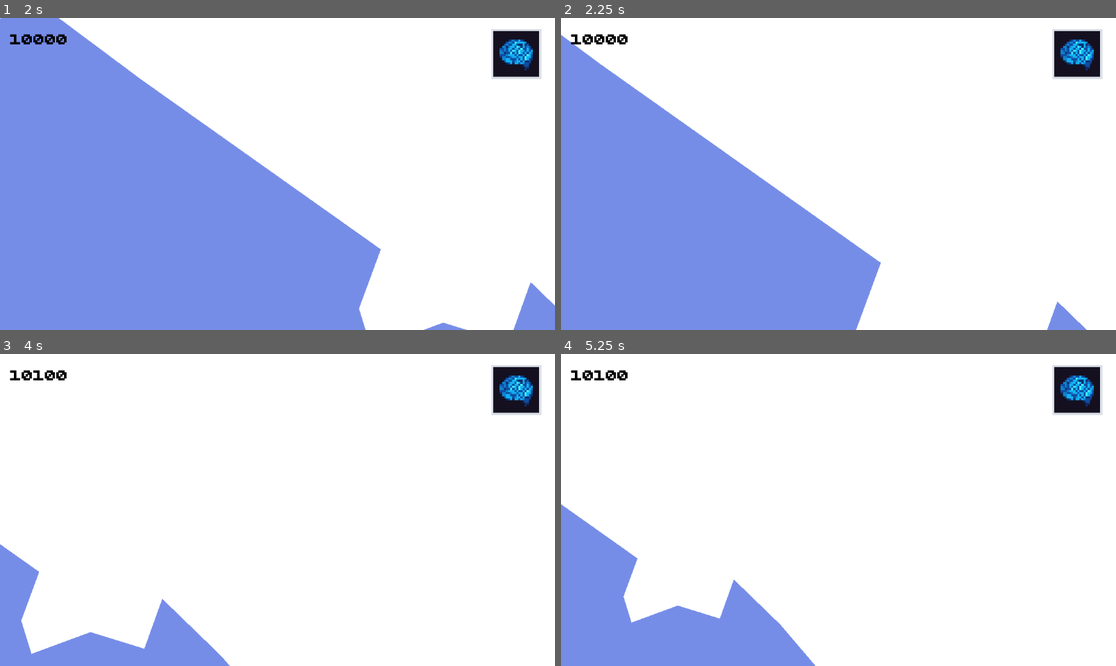
Above: before the commit, frames 1-4 (two rows, left to right).
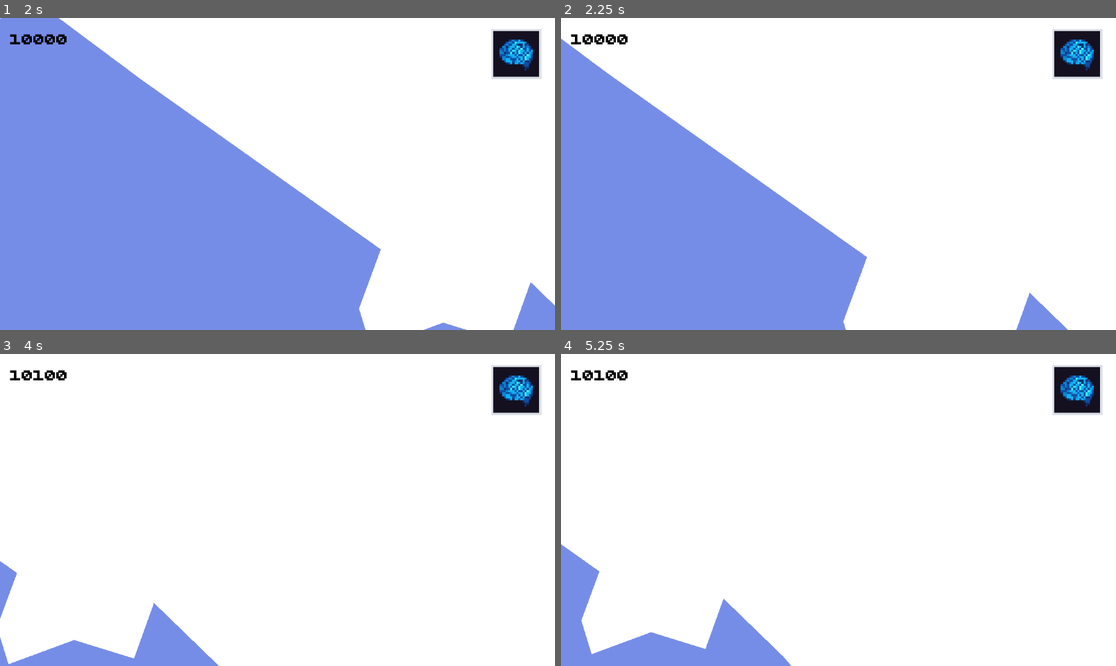
Above: after the commit, the same moments.

Repository: azizul987/Sawit-io
Game: Godot game, scene res://Scene/main.tscn
Two runs of this game, one before a commit and one after it. Both use one fixed random seed, a clock stepped at 60 frames per second and the inputs below.
Inputs (mouse positions are in pixels of both pictures, inside the frame that each line leads up to):
- Up to frame 1 (2 s): click (516, 55) at 0.5 s; click (516, 55) at 1.25 s
- Up to frame 2 (2.25 s): tap Enter at 2 s; move the mouse to (960, 158) at 2.02 s; hold Right (ui_right) from 2.03 s (still down); hold Q (zoom_in) from 2.03 s (still down); click (960, 158) at 2.17 s
- Up to frame 3 (4 s): tap E (zoom_out) at 2.3, 3.8 s; release Right (ui_right) at 2.75 s; release Q (zoom_in) at 2.75 s; drag from (166, 525) to (38, 510) at 2.77 s; tap Space at 3.5 s; move the mouse to (333, 441) at 3.52 s; hold Right (ui_right) from 3.53 s (still down); hold M (add_coin) from 3.53 s (still down); click (333, 441) at 3.67 s
- Up to frame 4 (5.25 s): release Right (ui_right) at 4.25 s; release M (add_coin) at 4.25 s; drag from (810, 572) to (672, 463) at 4.27 s; tap Enter at 5 s; move the mouse to (1005, 556) at 5.02 s; hold Left (ui_left) from 5.03 s (still down); hold E (zoom_out) from 5.03 s (still down); click (1005, 556) at 5.17 s

Frame 1 is identical in both runs. In frame 2, 2.2% of the frame differs, in the area x 0-95%, y 5-100%; in frame 3, 2.6%; in frame 4, 5.8%, in the area x 0-46%, y 48-100%.

Commit message:
change logic when call the button in main

Diff:
--- a/Logic/Data Templete/Data/Source/Wilayah.gd
+++ b/Logic/Data Templete/Data/Source/Wilayah.gd
@@ -21,5 +21,4 @@
 @export var warna_terkunci: Color = Color.GRAY
 
 @export_group("Button")
-@export var ukuran_button: Vector2 = Vector2(60, 24)
-@export var font_size_button: int = 12
+@export var skala_button: float = 1.0
--- a/Logic/Data Templete/Data/ress/jambi.tres
+++ b/Logic/Data Templete/Data/ress/jambi.tres
@@ -7,4 +7,5 @@
 id_wilayah = &"jambi"
 nama_wilayah = "jambii"
 warna_terkunci = Color(0.22790954, 0.22790971, 0.22790965, 1)
+font_size_button = 500
 metadata/_custom_type_script = "uid://b231hp4nl4apw"
--- a/Logic/object_For_skrip/button.tscn
+++ b/Logic/object_For_skrip/button.tscn
@@ -3,15 +3,25 @@
 [ext_resource type="FontFile" uid="uid://bgj0m7o0vpyqi" path="res://temp tekture/font/BPdotsSquareBold.otf" id="1_hd1ne"]
 
 [sub_resource type="StyleBoxFlat" id="StyleBoxFlat_7y4ci"]
+content_margin_left = 3.0
+content_margin_top = 3.0
+content_margin_right = 3.0
+content_margin_bottom = 3.0
 bg_color = Color(0, 0, 0, 1)
 corner_radius_top_left = 2
 corner_radius_top_right = 2
 corner_radius_bottom_right = 2
+corner_radius_bottom_left = 2
+expand_margin_left = 4.0
+expand_margin_top = 4.0
+expand_margin_right = 4.0
+expand_margin_bottom = 4.0
 anti_aliasing = false
 
 [node name="Button" type="Button" unique_id=2045411329]
-offset_right = 62.166992
+offset_right = 29.0
 offset_bottom = 15.0
 theme_override_fonts/font = ExtResource("1_hd1ne")
+theme_override_font_sizes/font_size = 18
 theme_override_styles/normal = SubResource("StyleBoxFlat_7y4ci")
 text = "100"
--- a/Scene/Main__Camera.gd
+++ b/Scene/Main__Camera.gd
@@ -1,7 +1,7 @@
 extends Camera2D
 
 @export var move_speed := 500.0
-@export var zoom_speed := 0.25
+@export var zoom_speed := 0.12
 @export var min_zoom := 0.1
 @export var max_zoom := 10.0
 
@@ -14,30 +14,23 @@
 		Point.main_tree_camera.x,
 		Point.main_tree_camera.y
 	)
-
 	zoom = Vector2(
 		Point.main_tree_camera.z,
 		Point.main_tree_camera.z
 	)
-
 	make_current()
 
 
 func _process(delta: float) -> void:
 	var direction := Vector2.ZERO
-
 	if Input.is_action_pressed("ui_right"):
 		direction.x += 1
-
 	if Input.is_action_pressed("ui_left"):
 		direction.x -= 1
-
 	if Input.is_action_pressed("ui_down"):
 		direction.y += 1
-
 	if Input.is_action_pressed("ui_up"):
 		direction.y -= 1
-
 	if direction != Vector2.ZERO:
 		position += direction.normalized() * move_speed * delta
 		simpan_posisi_camera()
@@ -47,17 +40,14 @@
 	if event is InputEventMouseButton:
 		if event.button_index == MOUSE_BUTTON_RIGHT:
 			is_dragging = event.pressed
-
 		if event.button_index == MOUSE_BUTTON_WHEEL_UP and event.pressed:
 			zoom_camera(zoom_speed)
-
 		if event.button_index == MOUSE_BUTTON_WHEEL_DOWN and event.pressed:
 			zoom_camera(-zoom_speed)
 
 	if event is InputEventKey and event.pressed and not event.echo:
 		if event.is_action_pressed("zoom_in"):
 			zoom_camera(zoom_speed)
-
 		if event.is_action_pressed("zoom_out"):
 			zoom_camera(-zoom_speed)
 
@@ -67,10 +57,20 @@
 
 
 func zoom_camera(value: float) -> void:
+	# 1. Catat posisi dunia yang ada di bawah cursor SEBELUM zoom berubah
+	var posisi_mouse_sebelum := get_global_mouse_position()
+
+	# 2. Ubah nilai zoom seperti biasa
 	var new_zoom := zoom.x + value
 	new_zoom = clamp(new_zoom, min_zoom, max_zoom)
+	zoom = Vector2(new_zoom, new_zoom)
 
-	zoom = Vector2(new_zoom, new_zoom)
+	# 3. Cek posisi dunia di bawah cursor SETELAH zoom berubah
+	var posisi_mouse_sesudah := get_global_mouse_position()
+
+	# 4. Geser kamera sebesar selisihnya, supaya titik yang sama tetap di bawah cursor
+	position += posisi_mouse_sebelum - posisi_mouse_sesudah
+
 	simpan_posisi_camera()
 
 
@@ -78,5 +78,4 @@
 	Point.main_tree_camera.x = position.x
 	Point.main_tree_camera.y = position.y
 	Point.main_tree_camera.z = zoom.x
-
 	SaveManager.save_game()
--- a/Scene/main.tscn
+++ b/Scene/main.tscn
@@ -11,6 +11,7 @@
 [ext_resource type="Resource" uid="uid://7xqdmxfx278f" path="res://Logic/Data Templete/Data/ress/Wilayah2.tres" id="7_c2iwn"]
 [ext_resource type="Resource" uid="uid://bro64h6u8ho16" path="res://Logic/Data Templete/Data/ress/Wilayah3.tres" id="8_3pt4j"]
 [ext_resource type="Resource" uid="uid://bnskm3qucgb6k" path="res://Logic/Data Templete/Data/ress/jambi.tres" id="9_7y4ci"]
+[ext_resource type="PackedScene" uid="uid://bt3fmc0j87d68" path="res://Logic/object_For_skrip/button.tscn" id="12_mxd2g"]
 
 [node name="Main" type="Node2D" unique_id=457701414]
 metadata/_edit_horizontal_guides_ = [2677.7537]
@@ -285,3 +286,11 @@
 offset_top = 3848.118
 offset_right = 2106.4722
 offset_bottom = 3848.118
+
+[node name="Button" parent="." unique_id=2045411329 instance=ExtResource("12_mxd2g")]
+visible = false
+offset_left = 7449.047
+offset_top = 5981.9995
+offset_right = 7719.047
+offset_bottom = 6113.9995
+theme_override_font_sizes/font_size = 1500
--- a/Scene/map.gd
+++ b/Scene/map.gd
@@ -10,7 +10,6 @@
 var daftar_wilayah: Array = []
 
 # Dipakai HANYA kalau wilayah tidak punya data Resource sama sekali (fallback darurat)
-@export var ukuran_button_default: Vector2 = Vector2(60, 24)
 @export var font_size_default: int = 12
 
 
@@ -18,7 +17,7 @@
 	await get_tree().process_frame
 
 	ambil_semua_wilayah()
-	perbarui_semua_border()
+	# perbarui_semua_border() # dimatikan sementara, gak dipakai
 	buat_semua_button_wilayah()
 
 
@@ -83,21 +82,26 @@
 
 	var data: Wilayah = wilayah.get("data")
 
-	# --- UKURAN & FONT DIAMBIL LANGSUNG DARI RESOURCE ---
-	var ukuran_final: Vector2 = data.ukuran_button if data != null else ukuran_button_default
-	var font_size: int = data.font_size_button if data != null else font_size_default
+	# --- FONT TETAP (font_size_default), YANG BERUBAH CUMA SCALE BUTTON-NYA ---
+	var skala: float = data.skala_button if data != null else 1.0
 
 	button.text = ambil_nama_wilayah(wilayah)
-	button.size = ukuran_final
-	button.custom_minimum_size = ukuran_final
 	button.top_level = true
-	button.clip_text = true
+	button.clip_text = false
 	button.focus_mode = Control.FOCUS_NONE
-	button.add_theme_font_size_override("font_size", font_size)
+	button.add_theme_font_size_override("font_size", font_size_default)
+
+	# Hitung ukuran minimum berdasarkan teks di font size default
+	button.custom_minimum_size = Vector2.ZERO
+	button.size = button.get_minimum_size()
+
+	# Scale berpusat di tengah button (bukan pojok kiri-atas)
+	button.pivot_offset = button.size * 0.5
+	button.scale = Vector2(skala, skala)
 
 	var center_global := ambil_center_polygon_global(polygon)
-	button.global_position = center_global - button.size * 0.5
-
+	var ukuran_setelah_scale := button.size * skala
+	button.global_position = center_global - ukuran_setelah_scale * 0.5
 
 func ambil_nama_wilayah(wilayah: Node) -> String:
 	var data = wilayah.get("data")
